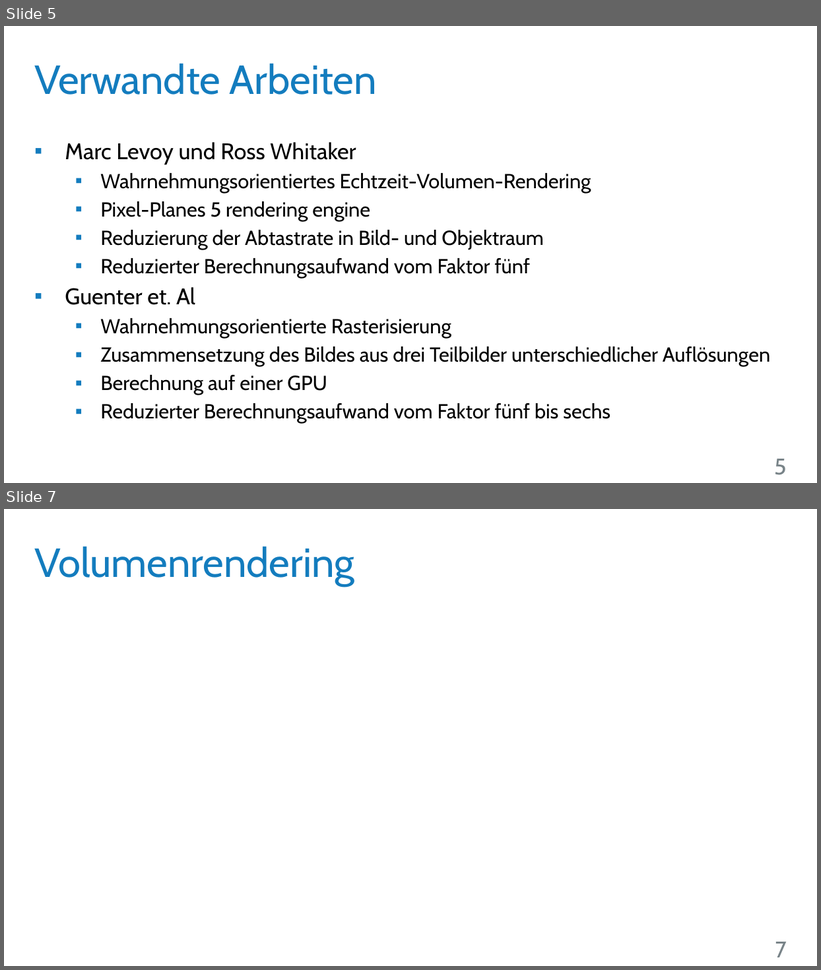
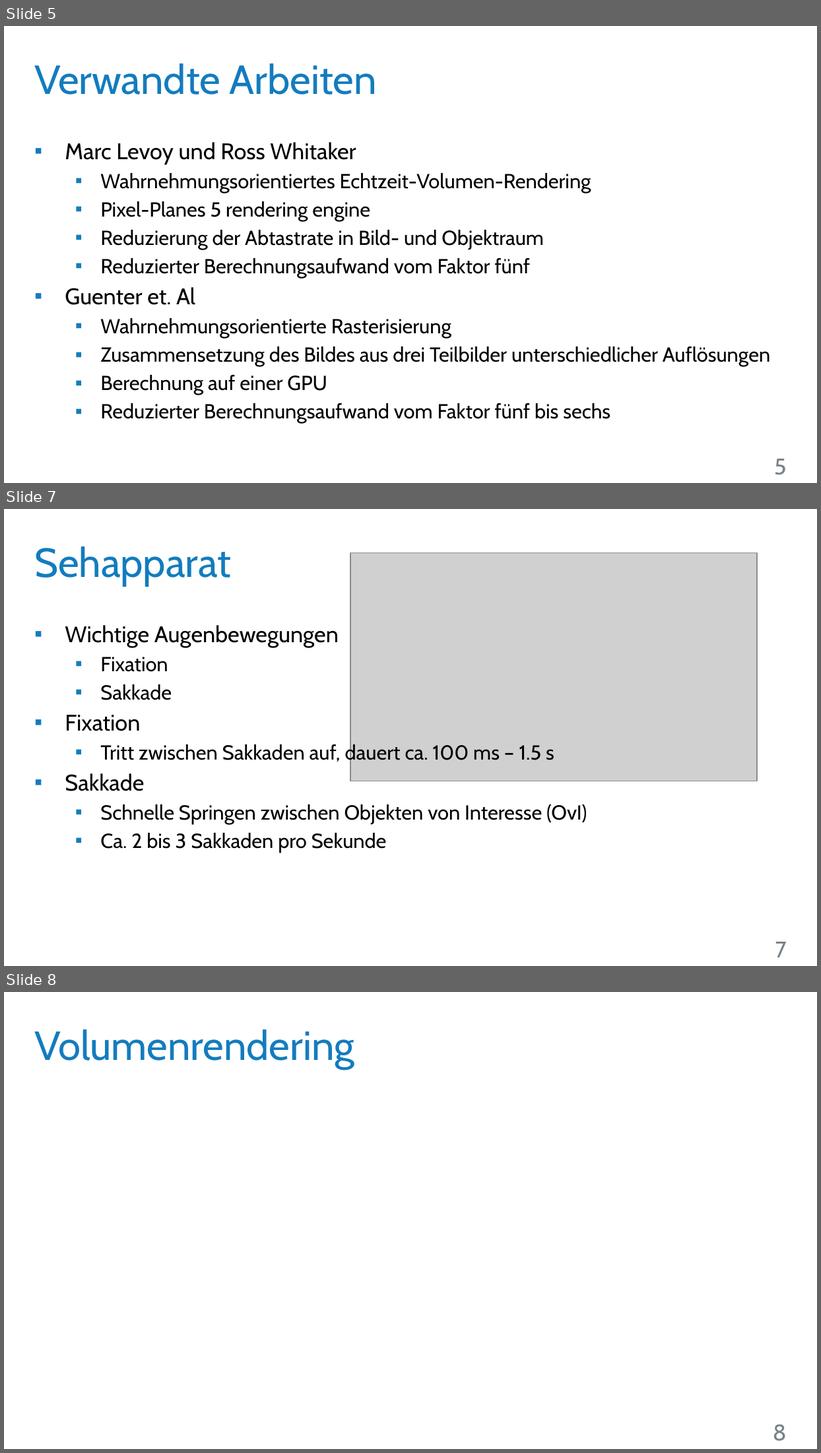
Before and after one commit to UniStuttgart-VISUS/FoveatedVolumeRendering, a slide deck: Dokumente/Vortrag/Wahrnehmungsorientiertes_Volumen-Rendering.pptx. Shown one above the other, each under a label of ours: slides 5 and 7 before the commit, slides 5, 7 and 8 after it; the slides between them are not shown. The pictures are 821x970 and 821x1453 pixels, drawn with LibreOffice and Linux fonts; fonts in the diff are those of the drawing; grey boxes stand for pictures; background and template pictures are left out. Boxes give left, top, right and bottom in pixels: in the first picture for what was removed or moved away, otherwise in the second. Text is boxed around its words. In the diff, an @@ line names an element or a change of style, - is before the commit and + after.

Commit message:
Vortrag: Sehapparat.

```diff
--- a/Dokumente/Vortrag/Wahrnehmungsorientiertes_Volumen-Rendering.pptx
+++ b/Dokumente/Vortrag/Wahrnehmungsorientiertes_Volumen-Rendering.pptx
@@ slide 7 added at (x1=4, y1=509, x2=817, y2=966), background #FFFFFF @@
@@ title added at (x1=34, y1=546, x2=231, y2=586), 36 pt, text #137CBE @@
+Sehapparat
@@ picture added at (x1=350, y1=553, x2=757, y2=782) @@
@@ text added at (x1=65, y1=625, x2=587, y2=853), 18 pt, text #000000 @@
+▪ Wichtige Augenbewegungen
+  ▪ Fixation
+  ▪ Sakkade
+▪ Fixation
+  ▪ Tritt zwischen Sakkaden auf, dauert ca. 100 ms – 1.5 s
+▪ Sakkade
+  ▪ Schnelle Springen zwischen Objekten von Interesse (OvI)
+  ▪ Ca. 2 bis 3 Sakkaden pro Sekunde
@@ page number added at (x1=776, y1=942, x2=787, y2=958), 20 pt, text #788388 @@
+7
@@ what was slide 7 is now slide 8 @@
@@ page number at (x1=773, y1=1424, x2=787, y2=1441): text changed @@
-7
+8
```
Also in this commit, not shown: 1 other slide added, 1 slide removed.
